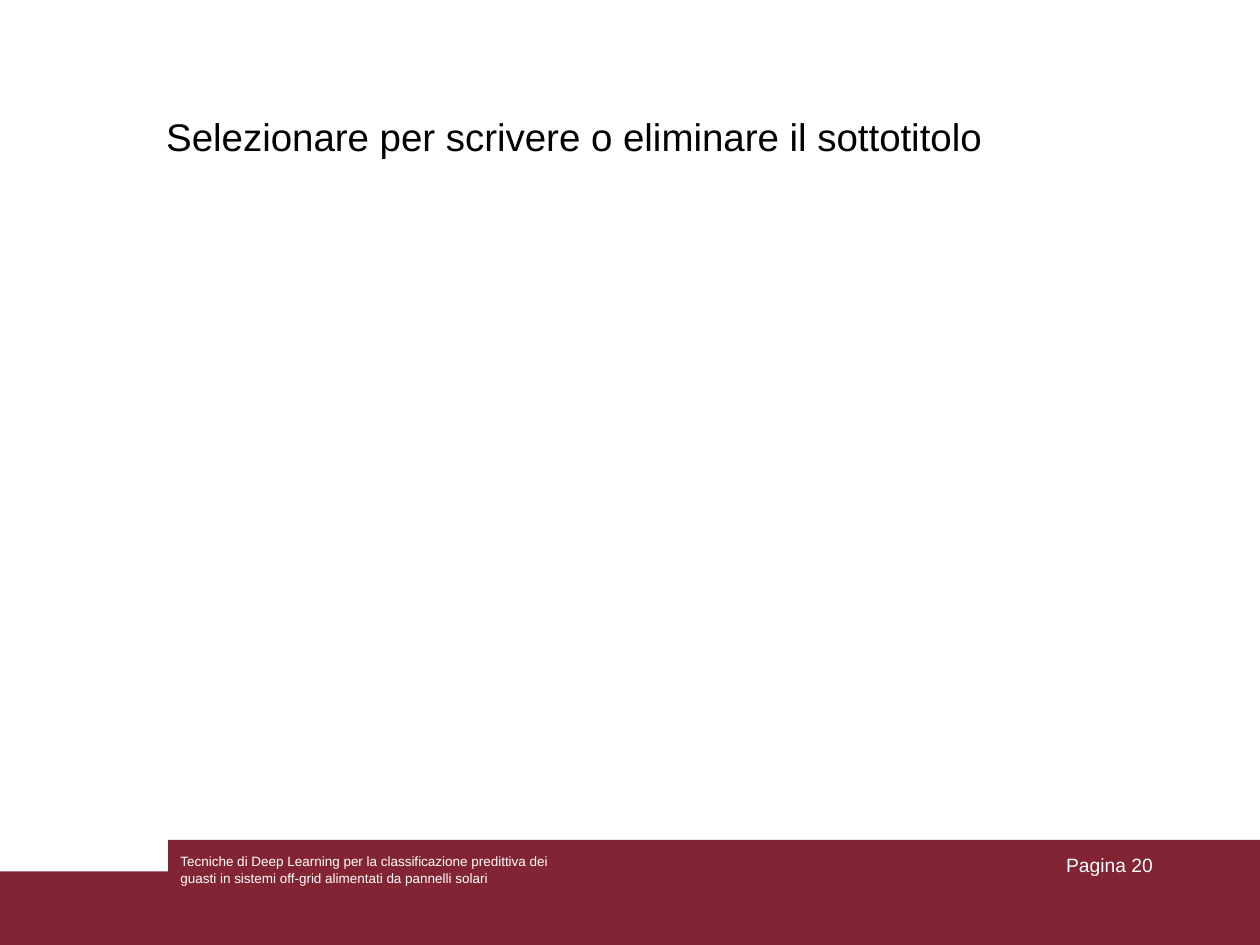
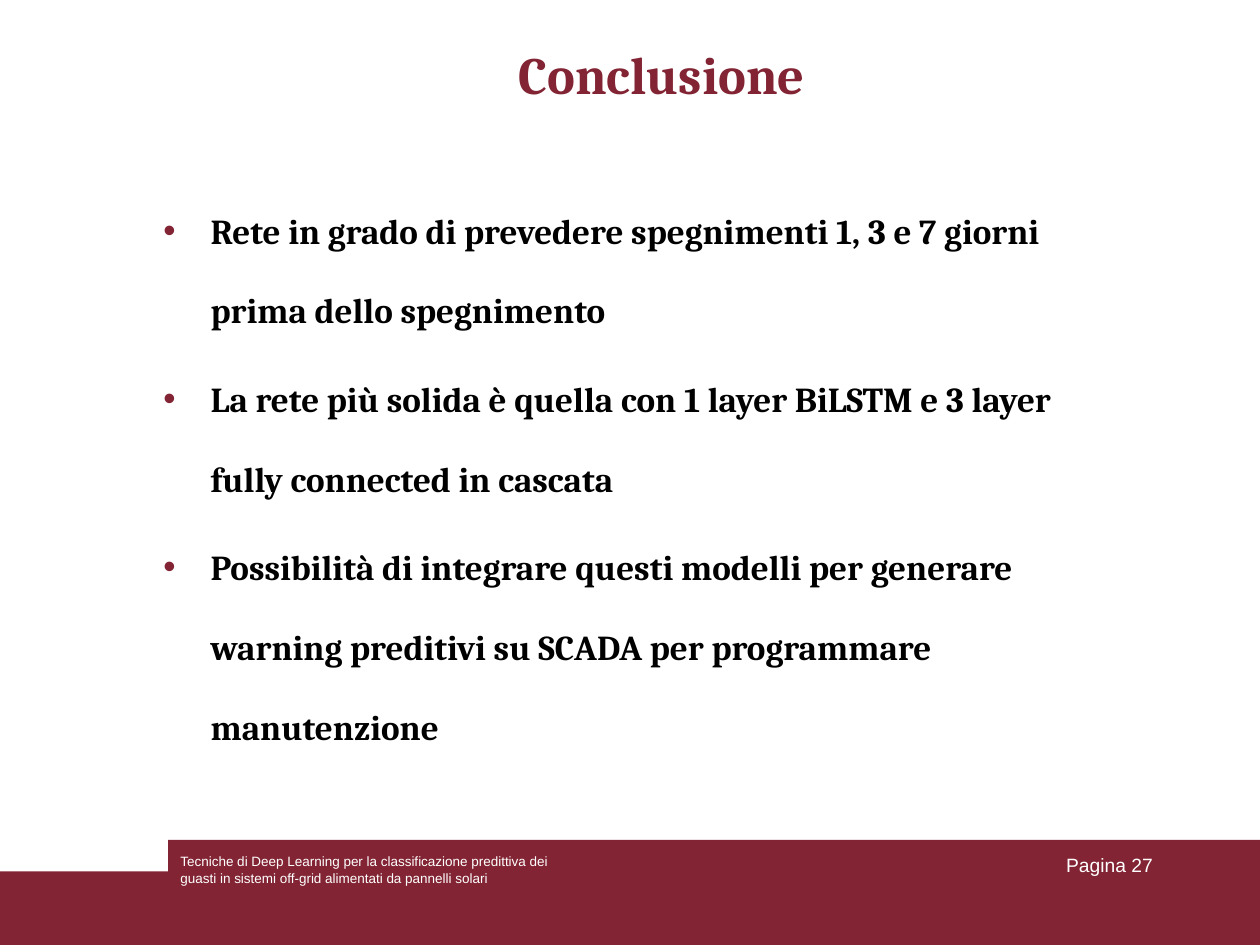
Before and after one commit to lorenzoooooo/DL-for-Predictive-Fault-Classification-in-Off-Grid-Systems, a slide deck: slide 27 of Presentazione_tesi.ppt (slide 20 before the commit). Drawn at 1260x945 pixels with LibreOffice and Linux fonts; fonts in the diff are those of the drawing. Boxes give left, top, right and bottom in pixels: in the first picture for what was removed or moved away, otherwise in the second. Text is boxed around its words. In the diff, an @@ line names an element or a change of style, - is before the commit and + after.

```diff
--- a/Presentazione_tesi.ppt
+++ b/Presentazione_tesi.ppt
@@ title added at (519, 57, 805, 95), 30 pt, text #822433, bold @@
+Conclusione
@@ text removed at (166, 123, 981, 159) @@
-Selezionare per scrivere o eliminare il sottotitolo
@@ text added at (211, 219, 1051, 741), 20 pt, text #000000, bold @@
+• Rete in grado di prevedere spegnimenti 1, 3 e 7 giorni prima dello spegnimento
+• La rete più solida è quella con 1 layer BiLSTM e 3 layer fully connected in cascata
+• Possibilità di integrare questi modelli per generare warning preditivi su SCADA per programmare manutenzione
@@ page number at (1066, 858, 1152, 876): text changed @@
-Pagina 20
+Pagina 27
```
Also in this commit, not shown: 5 other slides changed, 7 slides added, 1 other file.
